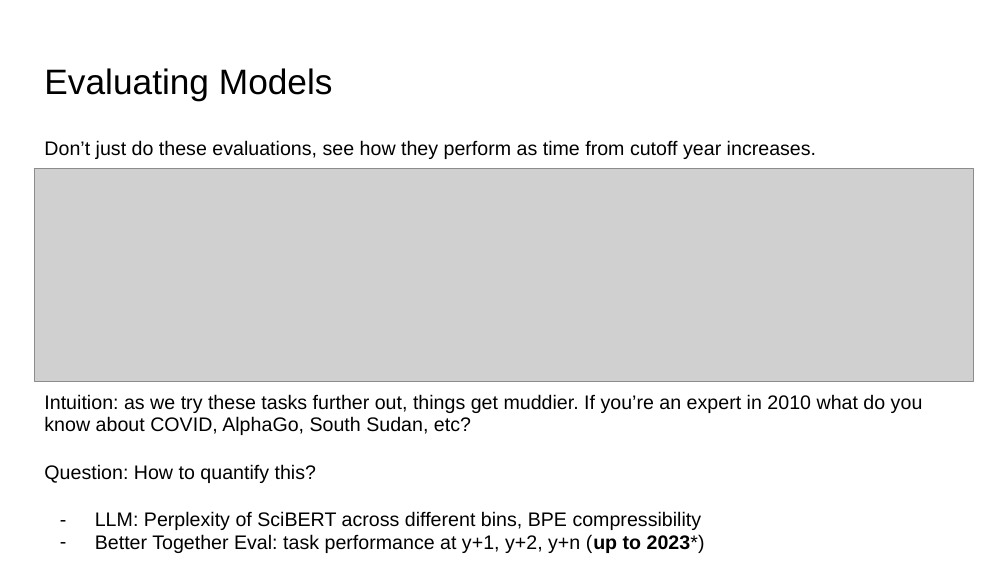
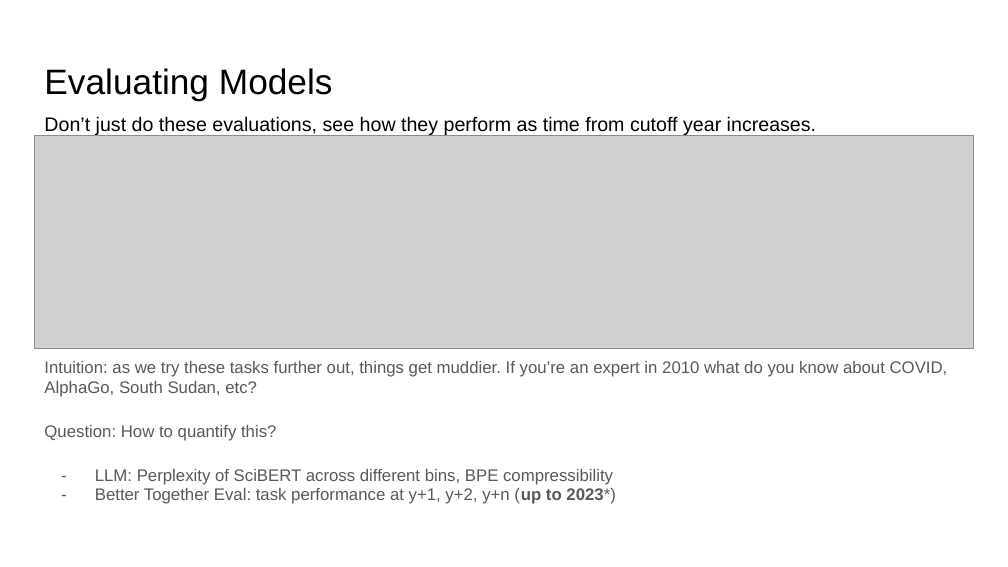
Before and after one commit to kwchurch/JSALT_Better_Together, a slide deck: slide 22 of slides/July5/July 5 Ken + Eval Team.pptx. Drawn at 1008x567 pixels with LibreOffice and Linux fonts; fonts in the diff are those of the drawing; grey boxes stand for pictures. Boxes give left, top, right and bottom in pixels: in the first picture for what was removed or moved away, otherwise in the second. Text is boxed around its words. In the diff, an @@ line names an element or a change of style, - is before the commit and + after.

Commit message:
Fix text on July 5 update slides
Thanks to Ken for reporting

```diff
--- a/slides/July5/July 5 Ken + Eval Team.pptx
+++ b/slides/July5/July 5 Ken + Eval Team.pptx
@@ text "Don’t just do these evaluations, ...": place and size @@
-text "Don’t just do these evaluations, ..." at bbox=[44, 140, 816, 159]
+text "Don’t just do these evaluations, ..." at bbox=[44, 116, 816, 136]
@@ picture: place and size @@
-picture at bbox=[34, 168, 974, 382]
+picture at bbox=[34, 135, 974, 349]
@@ text "Intuition: as we try these ...": place and size @@
-text "Intuition: as we try these ..." at bbox=[44, 394, 923, 553]
+text "Intuition: as we try these ..." at bbox=[44, 361, 948, 504]
@@ text "Intuition: as we try these ..." at bbox=[44, 361, 948, 504]: size 14 to 12 pt, text colour #000000 to #595959; indent changed; bullet colour #000000 to #595959 @@
```
Also in this commit, not shown: 1 other slide changed.
